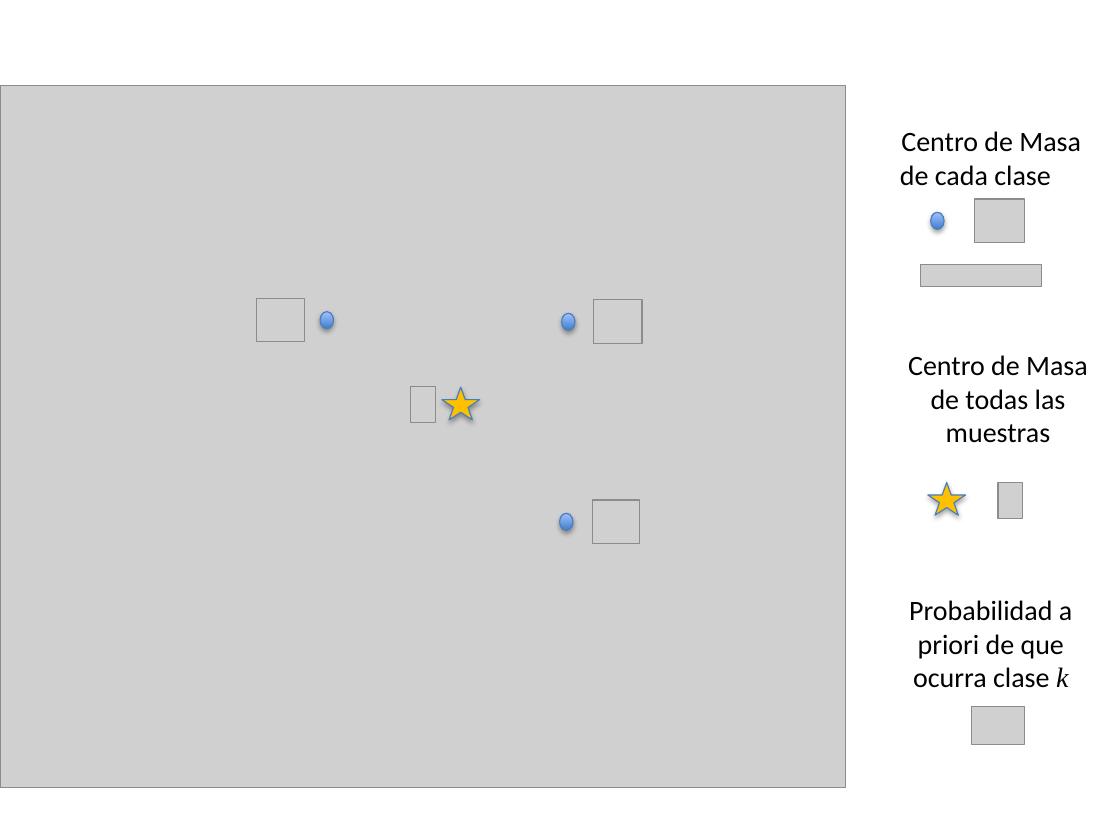
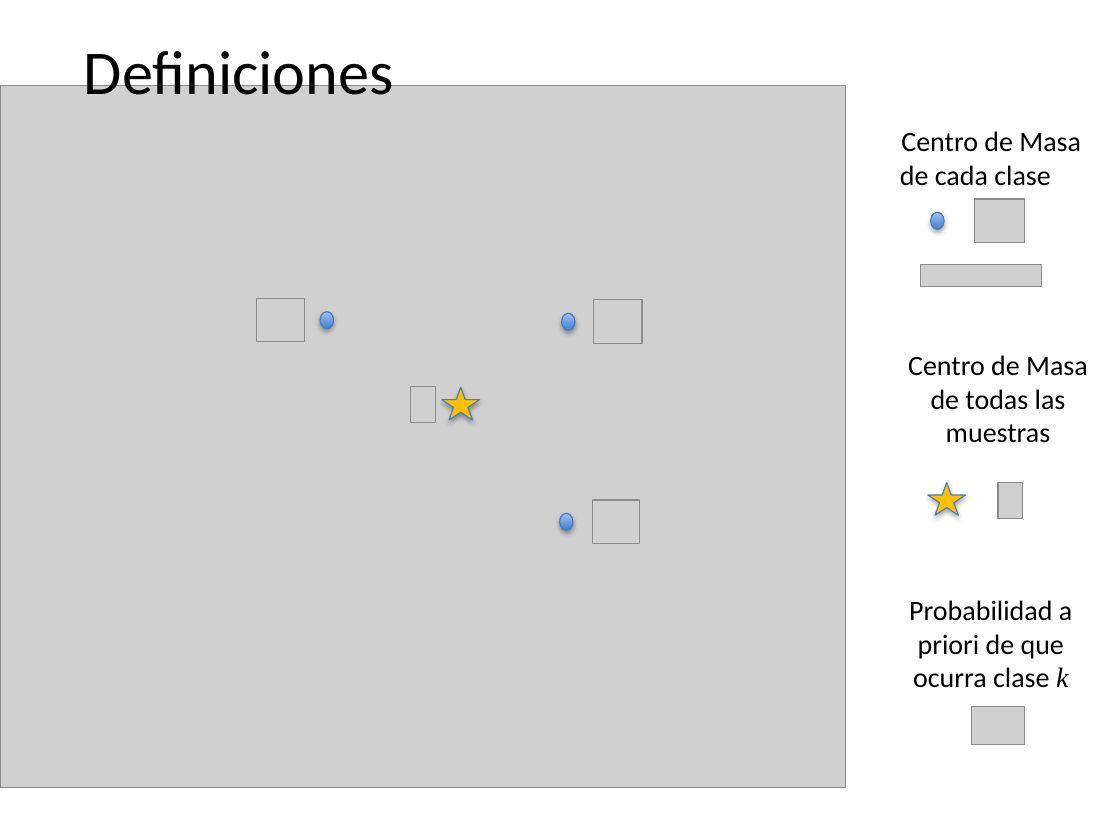
Before and after one commit to domingomery/patrones, a slide deck: slide 8 of clases/Cap03_Seleccion_de_Caracteristicas/presentations/PAT03_Fisher_Covarianzas.pptx. Drawn at 1120x840 pixels with LibreOffice and Linux fonts; fonts in the diff are those of the drawing; grey boxes stand for pictures. Boxes give left, top, right and bottom in pixels: in the first picture for what was removed or moved away, otherwise in the second. Text is boxed around its words. In the diff, an @@ line names an element or a change of style, - is before the commit and + after.

```diff
--- a/clases/Cap03_Seleccion_de_Caracteristicas/presentations/PAT03_Fisher_Covarianzas.pptx
+++ b/clases/Cap03_Seleccion_de_Caracteristicas/presentations/PAT03_Fisher_Covarianzas.pptx
@@ text added at <box>84,42,394,95</box>, 40 pt, text #000000 @@
+Definiciones
```
Also in this commit, not shown: 2 other slides changed, 11 other files.
